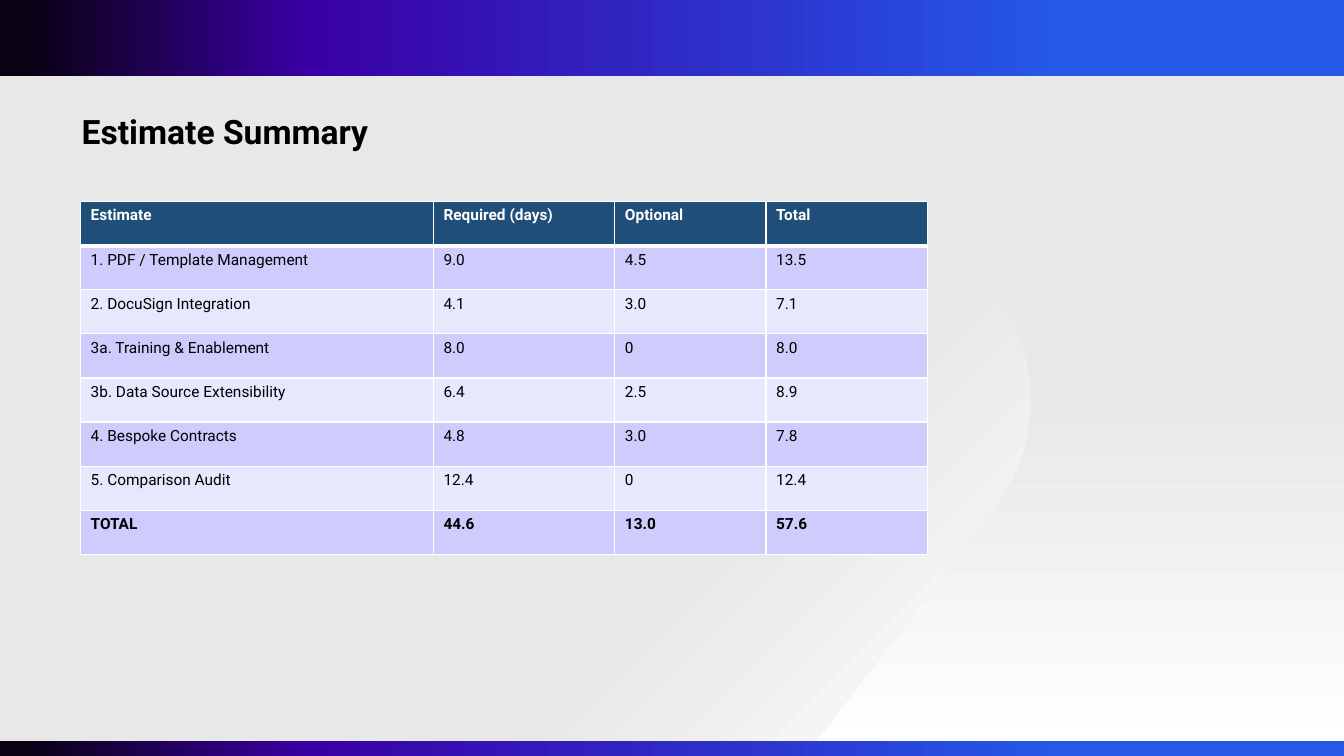
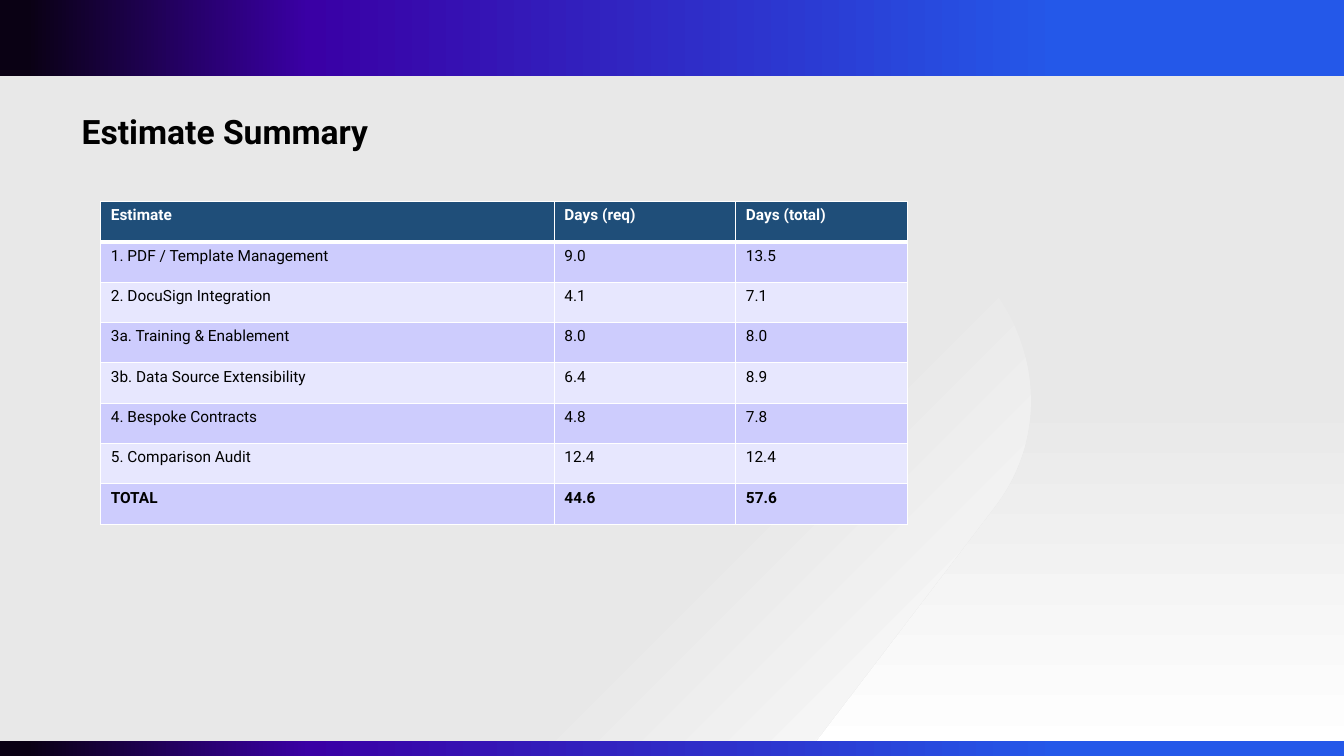
Before and after one commit to MartinWhippD55/d55-analysis, a slide deck: slide 2 of analysis/BRYT/contract-note/BRYT Contract Note Rework - Estimates.pptx (slide 3 before the commit). Drawn at 1344x756 pixels with LibreOffice and Linux fonts; fonts in the diff are those of the drawing; background and template pictures are left out. Boxes give left, top, right and bottom in pixels: in the first picture for what was removed or moved away, otherwise in the second. Text is boxed around its words. In the diff, an @@ line names an element or a change of style, - is before the commit and + after.

```diff
--- a/analysis/BRYT/contract-note/BRYT Contract Note Rework - Estimates.pptx
+++ b/analysis/BRYT/contract-note/BRYT Contract Note Rework - Estimates.pptx
@@ table at (101,202,907,524) @@
-column 2: Required (days) | 9.0 | 4.1 | 8.0 | 6.4 | 4.8 | 12.4 | 44.6
-column 3: Optional | 4.5 | 3.0 | 0 | 2.5 | 3.0 | 0 | 13.0
-column 4: Total | 13.5 | 7.1 | 8.0 | 8.9 | 7.8 | 12.4 | 57.6
+column 2: Days (req) | 9.0 | 4.1 | 8.0 | 6.4 | 4.8 | 12.4 | 44.6
+column 3: Days (total) | 13.5 | 7.1 | 8.0 | 8.9 | 7.8 | 12.4 | 57.6
@@ table: place and size @@
-table at (81,202,928,555)
+table at (101,202,907,524)
```
Also in this commit, not shown: 7 other slides changed, 7 slides removed, 9 other files.
